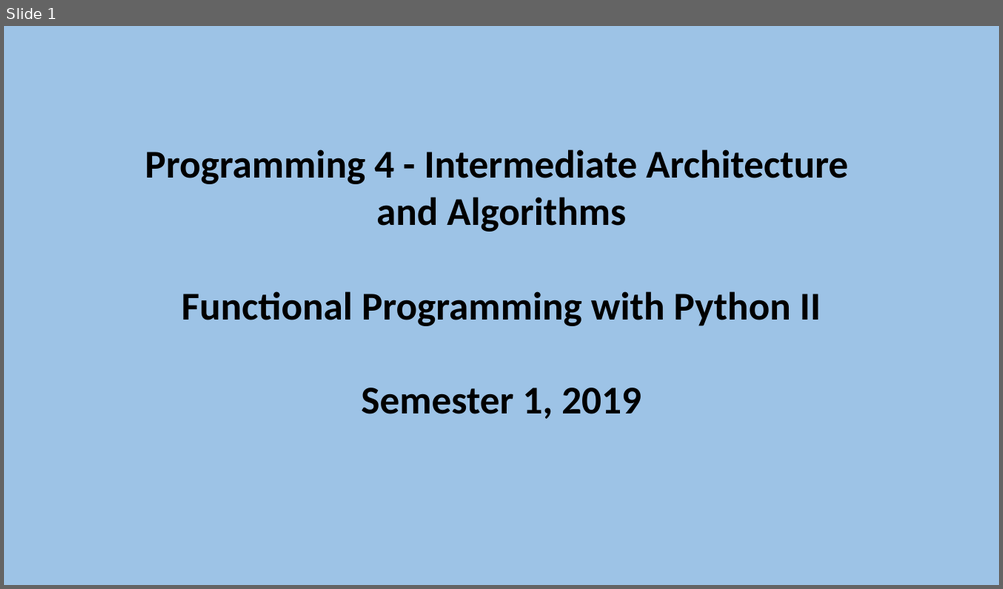
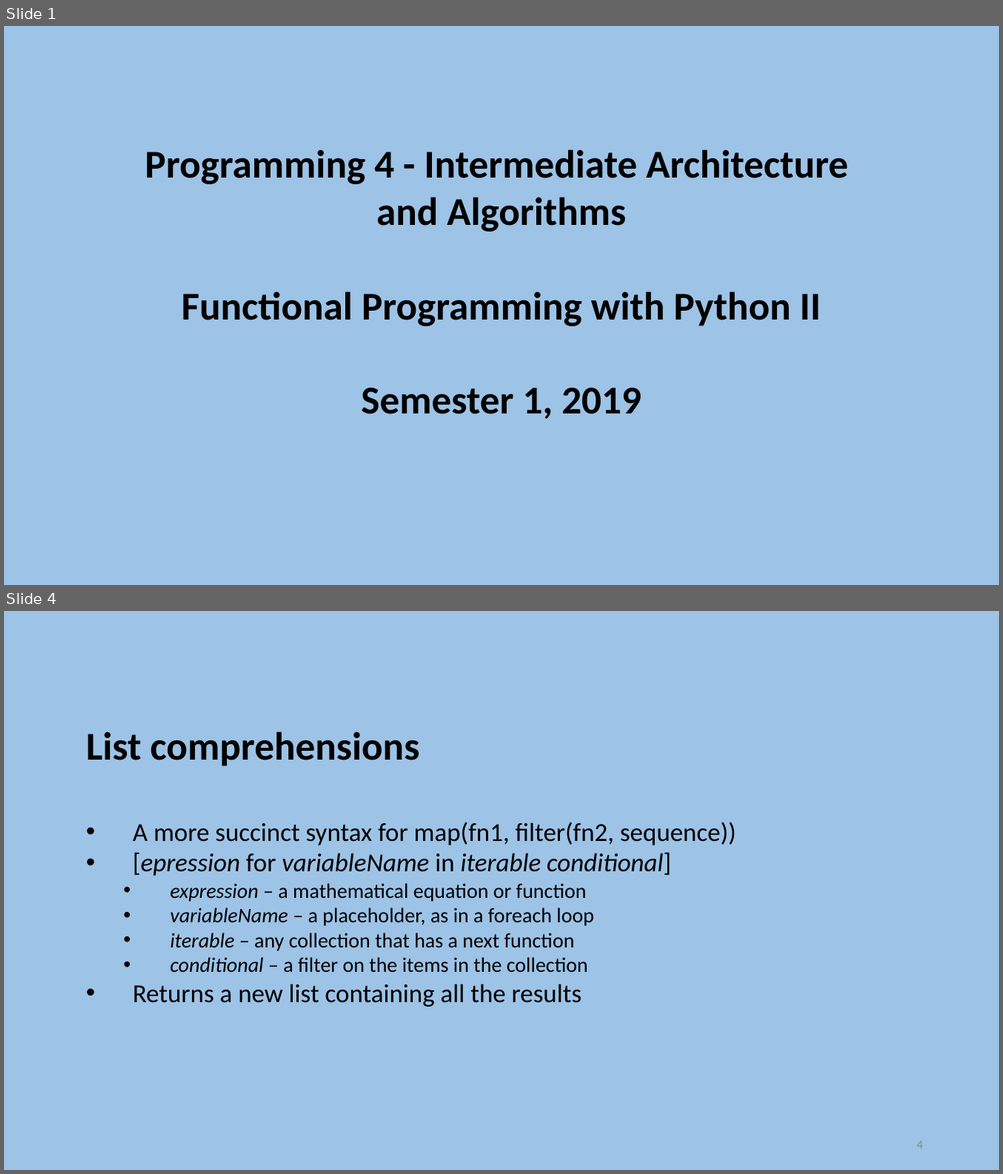
Before and after one commit to szetko/course-materials, a slide deck: Programming 4/Week 12/S2. Functional Programming with Python II.pptx. Shown one above the other, each under a label of ours: slide 1 before the commit, slides 1 and 4 after it; the slides between them are not shown. The pictures are 1003x589 and 1003x1174 pixels, drawn with LibreOffice and Linux fonts; fonts in the diff are those of the drawing. Boxes give left, top, right and bottom in pixels: in the first picture for what was removed or moved away, otherwise in the second. Text is boxed around its words. In the diff, an @@ line names an element or a change of style, - is before the commit and + after.

Commit message:
Add Python examples and functional programming 2 PP

```diff
--- a/Programming 4/Week 12/S2. Functional Programming with Python II.pptx
+++ b/Programming 4/Week 12/S2. Functional Programming with Python II.pptx
@@ slide 4 added at (4, 611, 999, 1170), background #9DC3E6 @@
@@ text added at (86, 732, 736, 1007), 20 pt, text #000000 @@
+List comprehensions
+    • A more succinct syntax for map(fn1, filter(fn2, sequence))
+    • [epression for variableName in iterable conditional]
+      • expression – a mathematical equation or function
+      • variableName – a placeholder, as in a foreach loop
+      • iterable – any collection that has a next function
+      • conditional – a filter on the items in the collection
+    • Returns a new list containing all the results
@@ page number added at (916, 1141, 922, 1149), 12 pt, text #8C8C8C @@
+4
```
Also in this commit, not shown: 23 other slides added, 1 other file.
